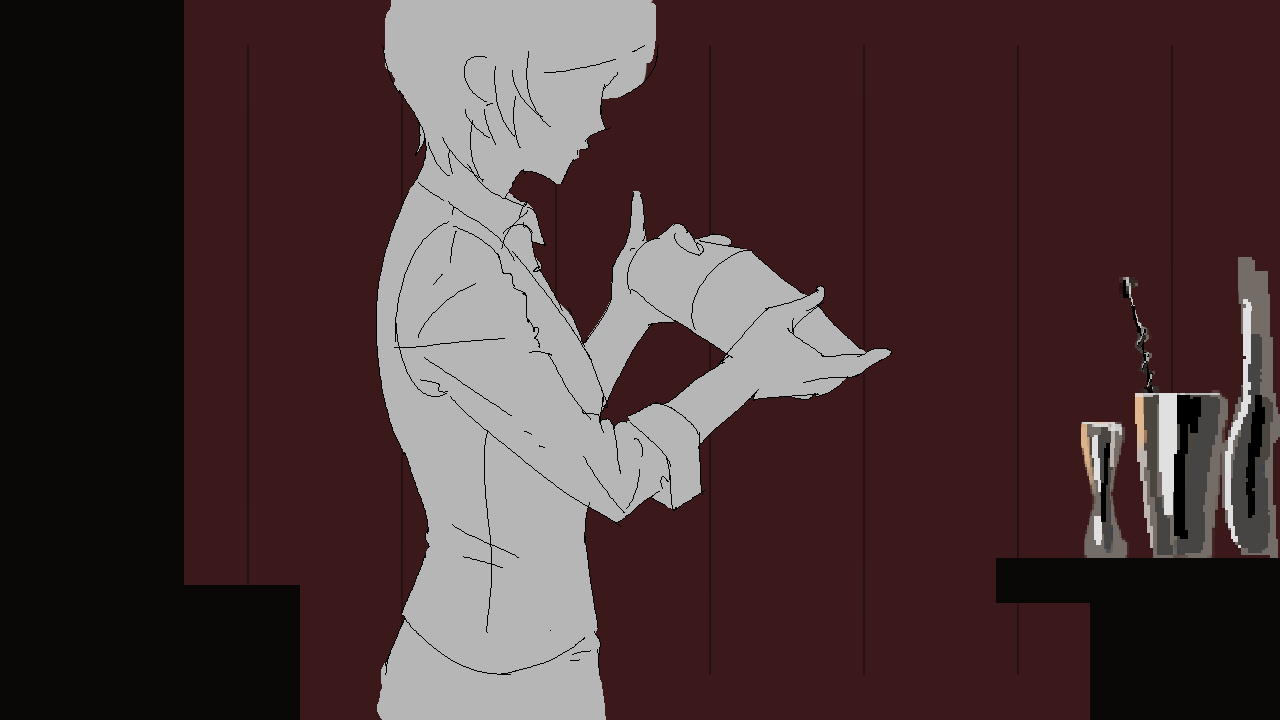
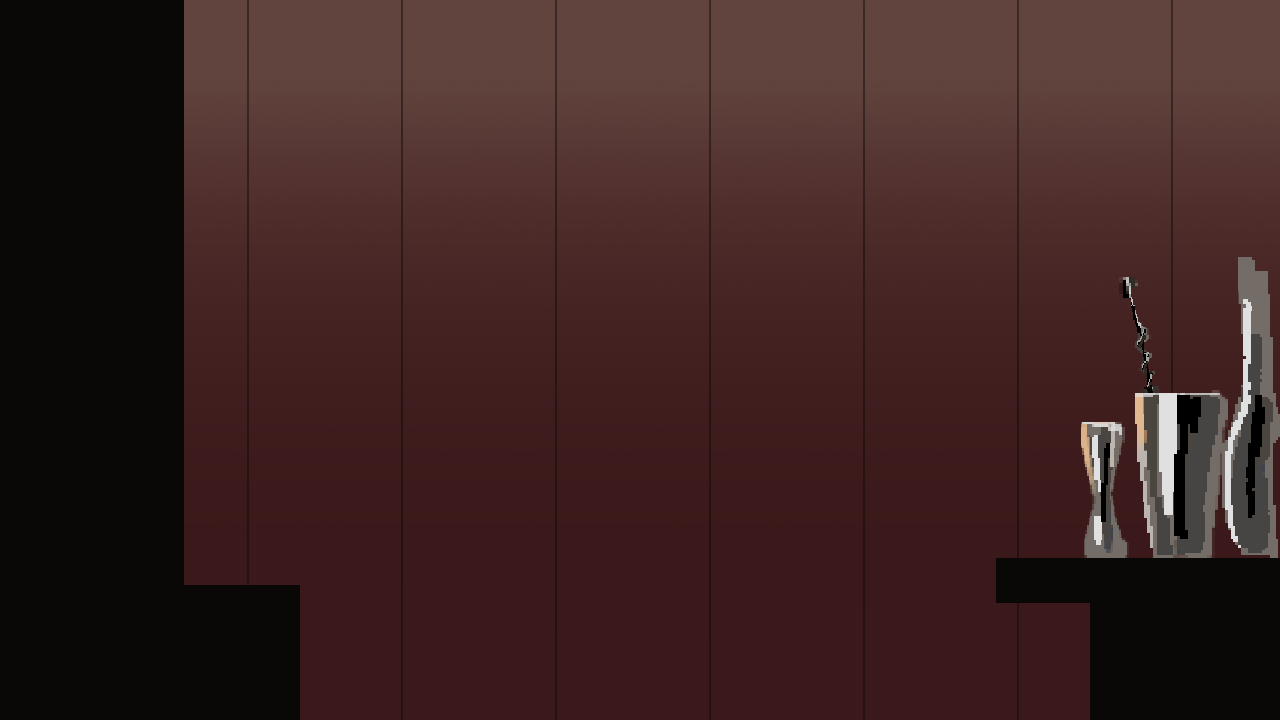
Layered file, before and after one edit (1280×720). Changes by layer:
hid group "캐릭터" (1st of 3, in "스케치") (9 layers) over [184, 0, 992, 720]
painted on "배경" (2nd of 3, in "스케치" › "배경") over [184, 0, 1173, 720]
showed "그레이디언트 칠 1", painted on it over [184, 0, 1280, 578]
